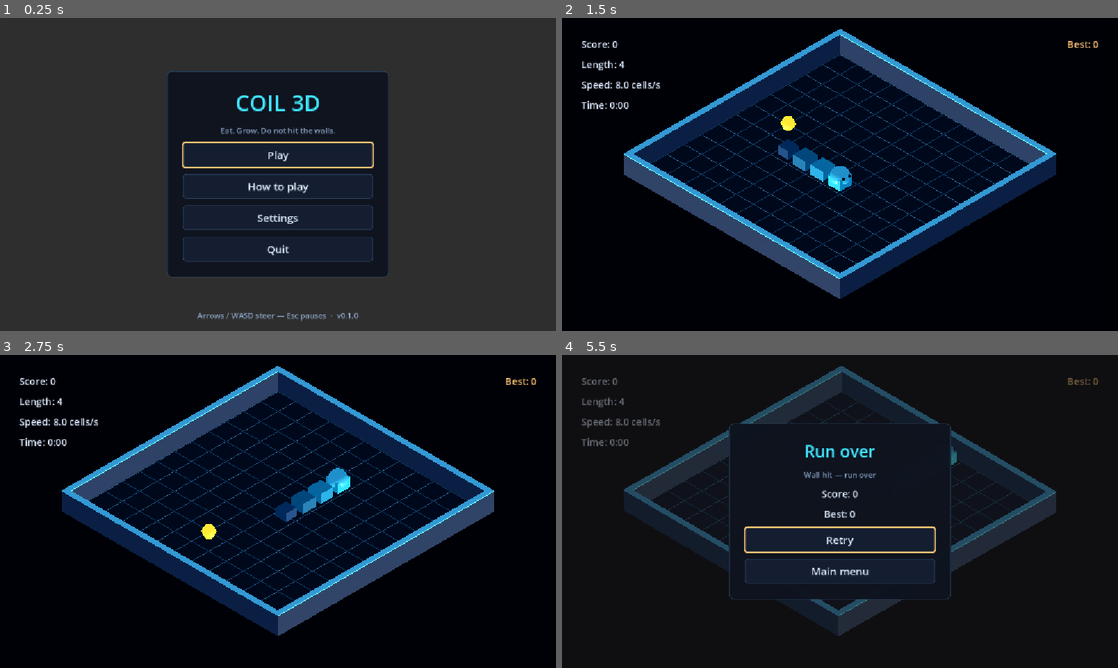
Above: before the commit, frames 1-4 (two rows, left to right).
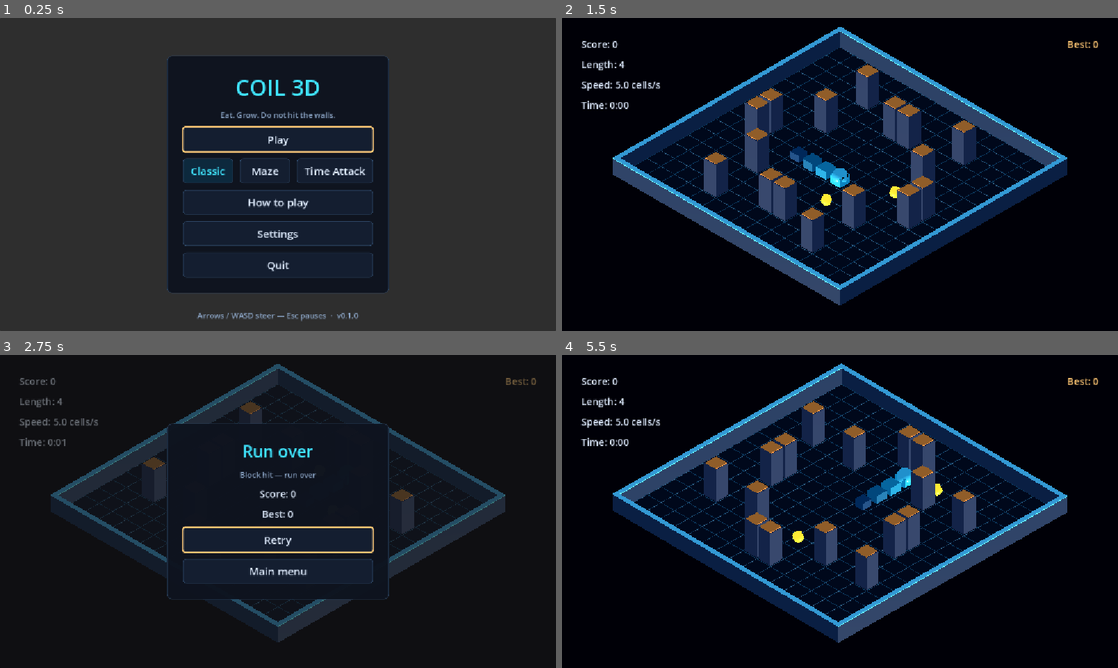
Above: after the commit, the same moments.

Repository: yinhaox/coil-3d
Game: Godot game, scene res://scenes/main.tscn
The game is run twice, just before and just after one commit, with the same random seed, the same clock (stepped at 60 frames per second) and the same inputs.
Inputs (mouse positions are in pixels of both pictures, inside the frame that each line leads up to):
- Up to frame 1 (0.25 s): no input
- Up to frame 2 (1.5 s): click (828, 171) at 0.5 s, where only the run after the commit has a clickable "Maze"; click (840, 155) at 1.25 s, where only the run before the commit has a clickable "Play"
- Up to frame 3 (2.75 s): tap Enter at 2 s; move the mouse to (400, 495) at 2.02 s; hold D (snake_right) from 2.03 s (still down); tap Q at 2.1 s; click (400, 495) at 2.17 s
- Up to frame 4 (5.5 s): release D (snake_right) at 2.75 s; click (840, 539) at 2.75 s, where only the run after the commit has a clickable "Retry"; click "Retry" at 3.5 s; move the mouse to (728, 527) at 4.27 s; hold S (snake_down) 4.28-5.03 s; tap E at 4.35 s; move the mouse to (895, 442) at 5.02 s; hold D (snake_right) from 5.03 s (still down); tap Q at 5.1 s

The runs differ from the first frame. In frame 1, 7.8% of the frame differs, in the area x 30-70%, y 12-88%; in frame 2, 19%; in frame 3, 20%; in frame 4, 23%, in the area x 3-97%, y 2-92%.

Commit message:
story: start Classic, Maze and Time Attack from the main menu

Diff:
--- a/scenes/ui/main_menu.tscn
+++ b/scenes/ui/main_menu.tscn
@@ -55,6 +55,24 @@
 layout_mode = 2
 custom_minimum_size = Vector2(44, 44)
 
+[node name="ModeRow" type="HBoxContainer" parent="Center/Panel/Margin/VBox"]
+layout_mode = 2
+
+[node name="ClassicButton" type="Button" parent="Center/Panel/Margin/VBox/ModeRow"]
+layout_mode = 2
+size_flags_horizontal = 3
+custom_minimum_size = Vector2(44, 44)
+
+[node name="MazeButton" type="Button" parent="Center/Panel/Margin/VBox/ModeRow"]
+layout_mode = 2
+size_flags_horizontal = 3
+custom_minimum_size = Vector2(44, 44)
+
+[node name="TimeAttackButton" type="Button" parent="Center/Panel/Margin/VBox/ModeRow"]
+layout_mode = 2
+size_flags_horizontal = 3
+custom_minimum_size = Vector2(44, 44)
+
 [node name="HowToPlayButton" type="Button" parent="Center/Panel/Margin/VBox"]
 layout_mode = 2
 custom_minimum_size = Vector2(44, 44)
--- a/src/game/game_controller.gd
+++ b/src/game/game_controller.gd
@@ -68,6 +68,11 @@
 ## the node enters the tree.
 @export var save_path: String = SaveStore.DEFAULT_PATH
 
+## Mode the menu entry selected; its default arena is the start arena unless
+## `--arena` names one file explicitly (design/game-modes.md rule 1). The app
+## shell injects it before the node enters the tree, like save_path.
+@export var start_mode: String = ModeCatalog.DEFAULT_MODE
+
 ## Shared services injected by the app shell. Null keeps the controller usable
 ## on its own (tests, a game scene loaded directly), where it builds its own.
 var shared_save_store: SaveStore = null
@@ -237,7 +242,7 @@
 	var loaded := ArenaData.load_directory(ARENA_DIRECTORY)
 	for message in loaded.errors:
 		push_error("arena load: %s" % message)
-	return select_start_arena(loaded, str(arguments.get("arena", "")))
+	return select_start_arena(loaded, str(arguments.get("arena", "")), start_mode)
 
 
 func _init_save_store(arguments: Dictionary) -> void:
--- a/src/main.gd
+++ b/src/main.gd
@@ -4,7 +4,8 @@
 ## Application shell: owns only the screen flow
 ## (design/ux-and-persistence.md rule 1), never gameplay rules. The main scene
 ## stays res://scenes/main.tscn (design/architecture.md rule 4): it loads the
-## main menu first and swaps in the game scene when the player presses Play.
+## main menu first and swaps in the game scene when the player presses Play or a
+## mode entry, then hands the chosen mode to the game controller.
 ##
 ## Process-level flags select the starting screen for a capture run
 ## (`--screen=main-menu|how-to-play|settings|game`), passed by scripts/studio.py
@@ -33,6 +34,9 @@
 @export var save_path: String = ""
 
 var _screen: int = Screen.MAIN_MENU
+## Mode the menu opens on and Play starts: the last mode a run used, or the
+## catalog default before the first run.
+var _current_mode: String = ModeCatalog.DEFAULT_MODE
 var _menu: MainMenu = null
 var _how_to_play: HowToPlay = null
 var _settings: SettingsScreen = null
@@ -111,9 +115,10 @@
 	return _save_store
 
 
-## Play starts the standard Classic run. The mode selector is a later story, so
-## there is no second route to pick yet.
-func start_game() -> void:
+## Play and the mode entries both start a run. The mode name resolves through
+## ModeCatalog, whose default arena the game loads (design/game-modes.md rule 1);
+## it also becomes the mode the menu highlights when the player comes back.
+func start_game(mode_name: String = ModeCatalog.DEFAULT_MODE) -> void:
 	_drop_screens()
 	var packed := load(GAME_SCENE_PATH) as PackedScene
 	if packed == null:
@@ -126,8 +131,10 @@
 		show_main_menu()
 		return
 	_screen = Screen.GAME
+	_current_mode = ModeCatalog.resolve_mode(mode_name)
 	if not save_path.is_empty():
 		game.save_path = save_path
+	game.start_mode = _current_mode
 	game.shared_save_store = _save_store
 	game.shared_audio = _audio
 	game.main_menu_requested.connect(return_to_main_menu)
@@ -147,8 +154,10 @@
 		push_error("app_root: %s is not a main menu" % MAIN_MENU_SCENE_PATH)
 		return
 	_screen = Screen.MAIN_MENU
+	menu.current_mode = _current_mode
 	menu.audio = _audio
 	menu.play_requested.connect(start_game)
+	menu.mode_requested.connect(start_game)
 	menu.how_to_play_requested.connect(open_how_to_play)
 	menu.settings_requested.connect(open_settings)
 	menu.quit_requested.connect(quit_game)
--- a/src/ui/main_menu.gd
+++ b/src/ui/main_menu.gd
@@ -1,10 +1,13 @@
 class_name MainMenu
 extends Control
 
-## Title screen: Play, How to play, Quit (design/ux-and-persistence.md screen 2).
-## Emits intent signals only; AppRoot owns the navigation between screens.
+## Title screen: the three mode entries, Play, How to play, Settings and Quit
+## (design/ux-and-persistence.md screen 2, design/game-modes.md rule 7).
+## Emits intent signals only; AppRoot owns the navigation between screens and
+## decides which mode a run starts on.
 
-signal play_requested
+signal play_requested(mode_name: String)
+signal mode_requested(mode_name: String)
 signal how_to_play_requested
 signal settings_requested
 signal quit_requested
@@ -18,9 +21,18 @@
 ## (tests) simply plays no click cue.
 var audio: AudioDirector = null
 
+## Mode the buttons highlight and Play starts. AppRoot injects the mode the last
+## run used; a standalone instance (tests) opens on the catalog default.
+var current_mode: String = ModeCatalog.DEFAULT_MODE
+
+var _mode_group: ButtonGroup = ButtonGroup.new()
+
 @onready var _title_label: Label = $Center/Panel/Margin/VBox/TitleLabel
 @onready var _subtitle_label: Label = $Center/Panel/Margin/VBox/SubtitleLabel
 @onready var _play_button: Button = $Center/Panel/Margin/VBox/PlayButton
+@onready var _classic_button: Button = $Center/Panel/Margin/VBox/ModeRow/ClassicButton
+@onready var _maze_button: Button = $Center/Panel/Margin/VBox/ModeRow/MazeButton
+@onready var _time_attack_button: Button = $Center/Panel/Margin/VBox/ModeRow/TimeAttackButton
 @onready var _how_to_play_button: Button = $Center/Panel/Margin/VBox/HowToPlayButton
 @onready var _settings_button: Button = $Center/Panel/Margin/VBox/SettingsButton
 @onready var _quit_button: Button = $Center/Panel/Margin/VBox/QuitButton
@@ -36,10 +48,22 @@
 	_settings_button.text = tr("Settings")
 	_quit_button.text = tr("Quit")
 	_footer_label.text = _footer_text()
+	var mode_buttons: Array[Button] = [
+		_classic_button, _maze_button, _time_attack_button
+	]
+	for index in range(mode_buttons.size()):
+		_wire_mode_button(mode_buttons[index], ModeCatalog.MODES[index])
 	var buttons: Array[Button] = [
-		_play_button, _how_to_play_button, _settings_button, _quit_button
+		_play_button,
+		_classic_button,
+		_maze_button,
+		_time_attack_button,
+		_how_to_play_button,
+		_settings_button,
+		_quit_button,
 	]
 	FocusRing.wire_vertical(buttons)
+	_wire_mode_row(mode_buttons)
 	if audio != null:
 		audio.wire_buttons(buttons)
 	_play_button.grab_focus()
@@ -58,8 +82,38 @@
 	return hint + FOOTER_VERSION_SEPARATOR + VERSION_PREFIX + version
 
 
+## One mode entry: its catalog name, its toggle state and its pressed intent.
+## The highlight follows current_mode, so the menu opens on the mode Play starts.
+func _wire_mode_button(button: Button, mode_name: String) -> void:
+	button.text = tr(ModeCatalog.display_name(mode_name))
+	button.toggle_mode = true
+	button.button_group = _mode_group
+	button.button_pressed = ModeCatalog.resolve_mode(current_mode) == mode_name
+	button.pressed.connect(_on_mode_pressed.bind(mode_name))
+
+
+## The three mode entries share one row, so Left and Right walk that row while
+## Up and Down leave it for Play or How to play. FocusRing keeps the Tab chain
+## on the visual order from Play through the row and the rest of the menu.
+func _wire_mode_row(buttons: Array[Button]) -> void:
+	var count := buttons.size()
+	for index in range(count):
+		var button: Button = buttons[index]
+		button.focus_neighbor_left = button.get_path_to(buttons[(index - 1 + count) % count])
+		button.focus_neighbor_right = button.get_path_to(buttons[(index + 1) % count])
+		button.focus_neighbor_top = button.get_path_to(_play_button)
+		button.focus_neighbor_bottom = button.get_path_to(_how_to_play_button)
+
+
 func _on_play_pressed() -> void:
-	play_requested.emit()
+	play_requested.emit(current_mode)
+
+
+## A mode entry starts that mode directly and becomes the current mode, so
+## coming back to the menu opens with it highlighted.
+func _on_mode_pressed(mode_name: String) -> void:
+	current_mode = mode_name
+	mode_requested.emit(mode_name)
 
 
 func _on_how_to_play_pressed() -> void:
--- a/tests/run_tests.gd
+++ b/tests/run_tests.gd
@@ -215,6 +215,9 @@
 	var play := menu.get_node_or_null("Center/Panel/Margin/VBox/PlayButton") as Button
 	var how_to := menu.get_node_or_null("Center/Panel/Margin/VBox/HowToPlayButton") as Button
 	var quit := menu.get_node_or_null("Center/Panel/Margin/VBox/QuitButton") as Button
+	var classic := menu.get_node_or_null("Center/Panel/Margin/VBox/ModeRow/ClassicButton") as Button
+	var maze := menu.get_node_or_null("Center/Panel/Margin/VBox/ModeRow/MazeButton") as Button
+	var time_attack := menu.get_node_or_null("Center/Panel/Margin/VBox/ModeRow/TimeAttackButton") as Button
 	_check(play != null and play.text == "Play", "the main menu shows Play")
 	_check(how_to != null and how_to.text == "How to play", "the main menu shows How to play")
 	_check(quit != null and quit.text == "Quit", "the main menu shows Quit")
@@ -223,9 +226,37 @@
 		play != null and play.custom_minimum_size.y >= AppTheme.BUTTON_MINIMUM.y,
 		"menu buttons keep a 44 px target"
 	)
-	_check(
-		play != null and play.focus_neighbor_bottom == play.get_path_to(how_to),
+	var mode_buttons: Array[Button] = [classic, maze, time_attack]
+	var mode_names: Array[String] = [
+		ModeCatalog.display_name(ArenaData.MODE_CLASSIC),
+		ModeCatalog.display_name(ArenaData.MODE_MAZE),
+		ModeCatalog.display_name(ArenaData.MODE_TIME_ATTACK),
+	]
+	var modes_ok := true
+	for index in range(mode_buttons.size()):
+		var mode_button: Button = mode_buttons[index]
+		if mode_button == null or mode_button.text != mode_names[index]:
+			modes_ok = false
+	_check(modes_ok, "the main menu shows the three mode entries")
+	_check(
+		classic != null and classic.button_pressed
+		and maze != null and not maze.button_pressed
+		and time_attack != null and not time_attack.button_pressed,
+		"Classic is the highlighted mode by default"
+	)
+	_check(
+		play != null and classic != null and maze != null
+		and play.focus_neighbor_bottom == play.get_path_to(classic)
+		and classic.focus_neighbor_right == classic.get_path_to(maze),
 		"the main menu wires explicit focus neighbours"
+	)
+	_check(
+		play != null and classic != null and maze != null and time_attack != null
+		and play.focus_next == play.get_path_to(classic)
+		and classic.focus_next == classic.get_path_to(maze)
+		and maze.focus_next == maze.get_path_to(time_attack)
+		and time_attack.focus_next == time_attack.get_path_to(how_to),
+		"the keyboard focus order runs through the three mode entries"
 	)
 	root.remove_child(menu)
 	menu.free()
@@ -1788,6 +1819,21 @@
 	_check(shell.current_screen() == AppRoot.Screen.MAIN_MENU, "Main menu returns to the title screen")
 	_check(shell.game_node() == null, "returning to the menu drops the game scene")
 
+	var mode_menu := shell.menu_node()
+	var maze_entry: Button = null
+	if mode_menu != null:
+		maze_entry = mode_menu.get_node_or_null("Center/Panel/Margin/VBox/ModeRow/MazeButton") as Button
+	if maze_entry != null:
+		maze_entry.emit_signal("pressed")
+	_check(
+		shell.current_screen() == AppRoot.Screen.GAME
+		and shell.game_node() != null
+		and shell.game_node()._arena != null
+		and shell.game_node()._arena.id == "maze-01",
+		"choosing the Maze entry starts the maze-01 arena"
+	)
+	shell.return_to_main_menu()
+
 	shell.open_how_to_play()
 	_check(shell.current_screen() == AppRoot.Screen.HOW_TO_PLAY, "How to play opens its own screen")
 	var page := shell.how_to_play_node()
Binary file added: production/qa/evidence/menu-mode-select/main-menu.png
Binary file added: production/qa/evidence/menu-mode-select/maze-hud.png
Not shown, added: production/qa/evidence/menu-mode-select/capture-main-menu.log
Not shown, added: production/qa/evidence/menu-mode-select/capture-maze-hud.log
Not shown, added: production/qa/evidence/menu-mode-select/check.log
Not shown, added: production/qa/evidence/menu-mode-select/index.md
Not shown, added: production/qa/evidence/menu-mode-select/run.log
Not shown, added: production/qa/evidence/menu-mode-select/test.log
